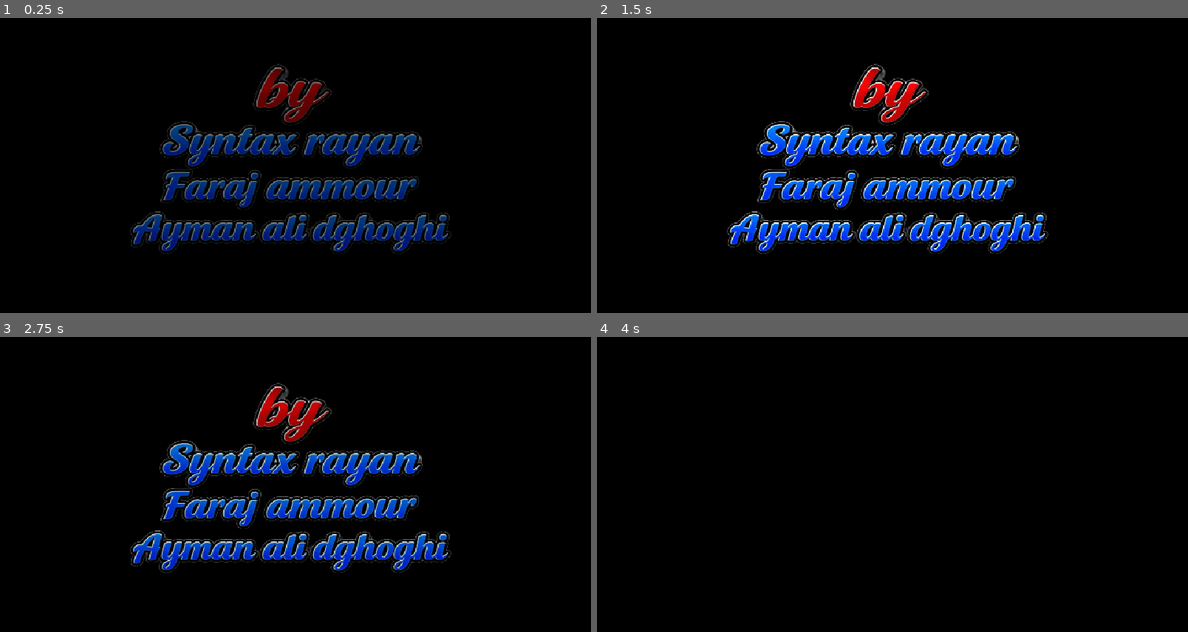
Above: before the commit, frames 1-4 (two rows, left to right).
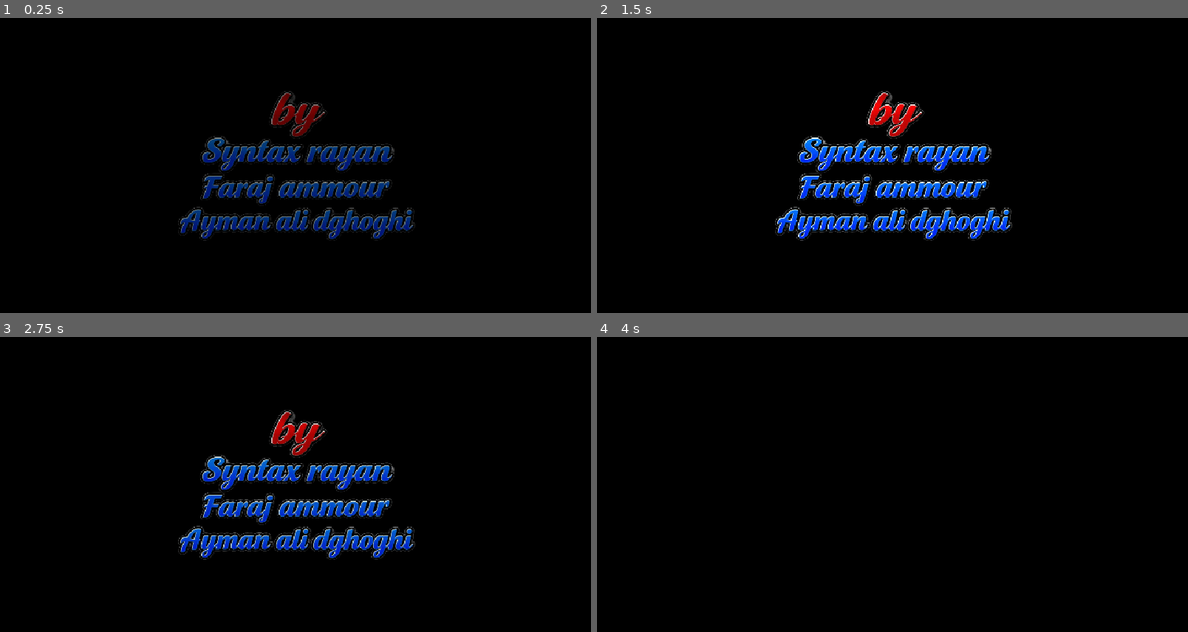
Above: after the commit, the same moments.

Repository: rayanplaygames9/save-the-space
Game: Godot game, scene res://UI/main_menu.tscn
The game is run twice, just before and just after one commit, with the same random seed, the same clock (stepped at 60 frames per second) and the same inputs.
Inputs (mouse positions are in pixels of both pictures, inside the frame that each line leads up to):
- Up to frame 1 (0.25 s): no input
- Up to frame 2 (1.5 s): click (892, 115) at 0.52 s; type "12" at 0.6 s; click "Play Offline" at 1.25 s
- Up to frame 3 (2.75 s): click "Play Offline" at 2 s
- Up to frame 4 (4 s): move the mouse to (1022, 469) at 2.77 s; hold D (right) 2.78-3.53 s; tap 1 (hotbar_1) at 2.85 s; tap Space (jump) at 3.02, 3.77 s; move the mouse to (774, 499) at 3.52 s; hold S (backward) from 3.53 s (still down); tap 2 (hotbar_2) at 3.6 s

The runs differ from the first frame. In frame 1, 10% of the frame differs, in the area x 22-77%, y 15-80%; in frame 2, 12%; in frame 3, 12%; in frame 4, nothing differs.

Commit message:
Update main_menu.tscn

Diff:
--- a/UI/main_menu.tscn
+++ b/UI/main_menu.tscn
@@ -290,6 +290,8 @@
 position = Vector2(564, 314.00003)
 position = Vector2(493.00006, 239)
 scale = Vector2(0.46624994, 0.4288889)
+position = Vector2(502.99994, 250)
+scale = Vector2(0.34500003, 0.33999994)
 texture = ExtResource("2_tk8dj")
 
 [node name="AnimationPlayer" type="AnimationPlayer" parent="." unique_id=1874803143]
